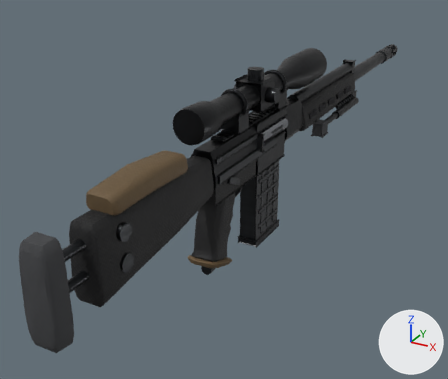
An edit to the glTF model public/models/msg90_sniper.glb, drawn before and after from the same camera.
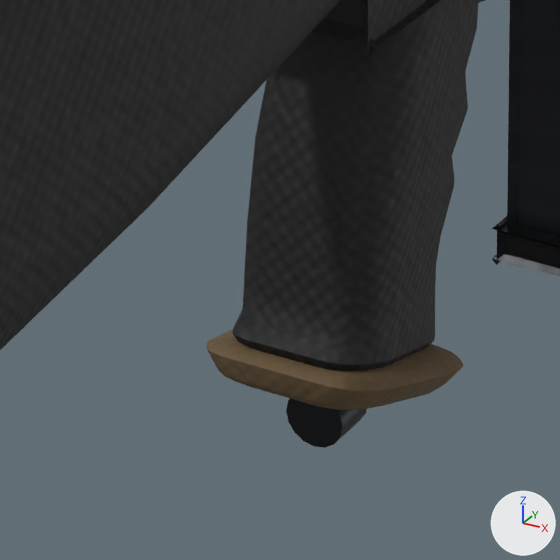
Each version is shown whole from a camera (50 mm lens) standing at (0.365, -0.67, 0.299) and looking at (-0.085, 0.147, -0.109), then close up on the part from 34% to 56% of the width and 52% to 78% of the height. Arrows for +X, +Y and +Z are at lower right; the lights stay in place. The older version's two pictures come first. Vertices at exactly the same position are counted once.

Names of what the first close-up shows: 'MSG90_Magazine20Rd', 'MSG90_RifleOpticBipod'.
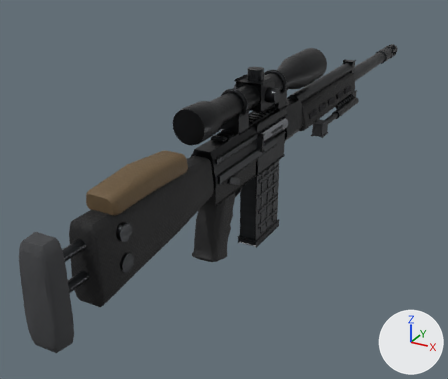
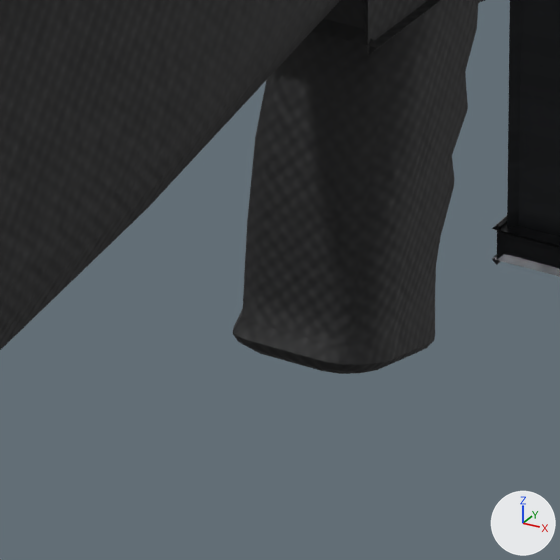
Edits to the scene script, one JSON object a line:
```json
{"block": "me_msg90_rifleopticbipod", "where": "# used by ob_msg90_rifleopticbipod; location = (0.0, 0.0, 0.0)"}
{"op": "remove", "block": "me_msg90_rifleopticbipod", "code": "me_msg90_rifleopticbipod.from_pydata(...)  # 5088 vertices, 9828 faces; spans x -0.038..0.038, y -0.348..0.818, z -0.137..0.112"}
{"op": "add", "block": "me_msg90_rifleopticbipod", "code": "me_msg90_rifleopticbipod.from_pydata(...)  # 5004 vertices, 9660 faces; spans x -0.038..0.038, y -0.348..0.818, z -0.124..0.112"}
{"block": "me_msg90_rifleopticbipod", "change": "me_msg90_rifleopticbipod part 1: the loose piece of 98 vertices spanning x -0.025..0.025, y -0.073..-0.02, z -0.131..-0.108 is deleted"}
{"block": "me_msg90_rifleopticbipod", "change": "me_msg90_rifleopticbipod part 2: the loose piece of 34 vertices spanning x -0.007..0.007, y -0.056..-0.044, z -0.137..-0.122 is deleted"}
{"block": "me_msg90_rifleopticbipod", "change": "other edits to the shape of me_msg90_rifleopticbipod do not show in these pictures"}
```

Location of each change, (x1, y1, x2, y2) in pixels of the close-ups (560 x 560 px):
```json
{"object": "MSG90_RifleOpticBipod", "change": "reshaped", "before": [0, 0, 485, 448], "after": [0, 0, 485, 374]}
{"part": 1, "of": "me_msg90_rifleopticbipod", "change": "deleted", "before": [206, 330, 463, 410], "on screen": "brown"}
{"part": 2, "of": "me_msg90_rifleopticbipod", "change": "deleted", "before": [286, 398, 367, 448]}
```
